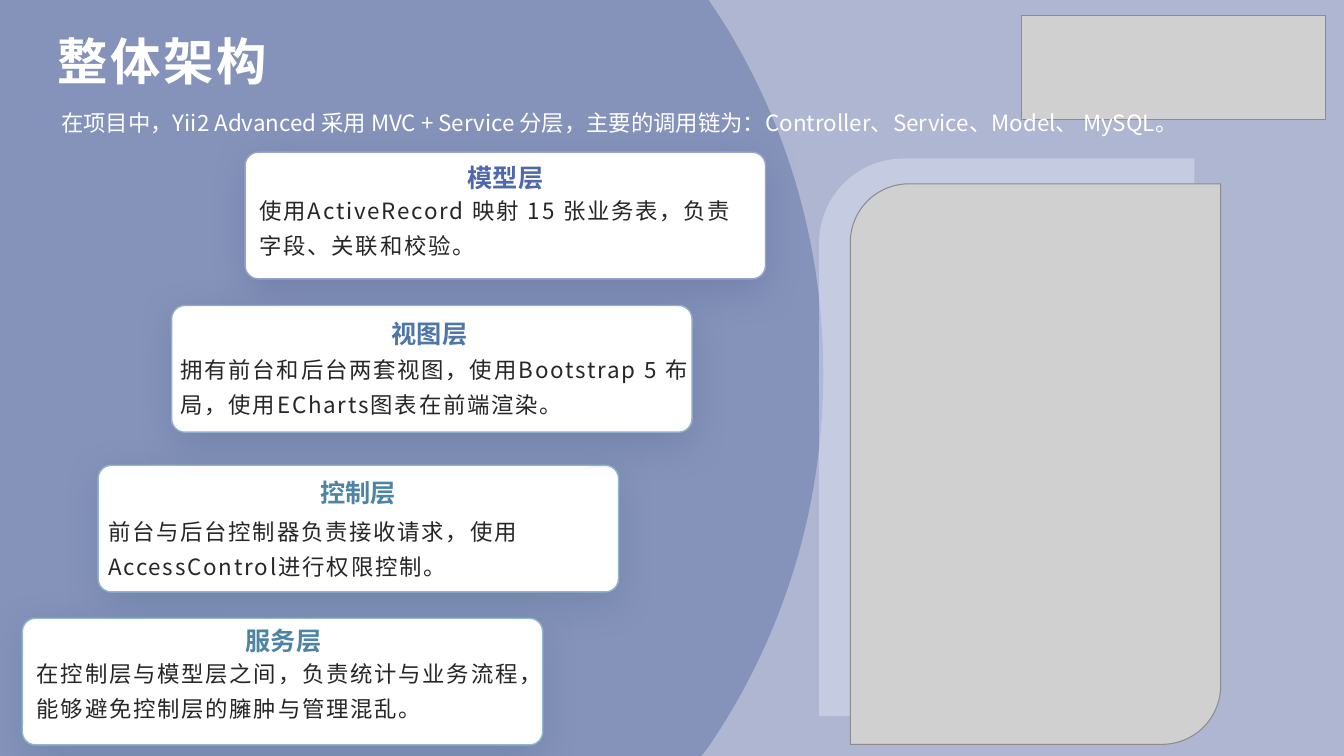
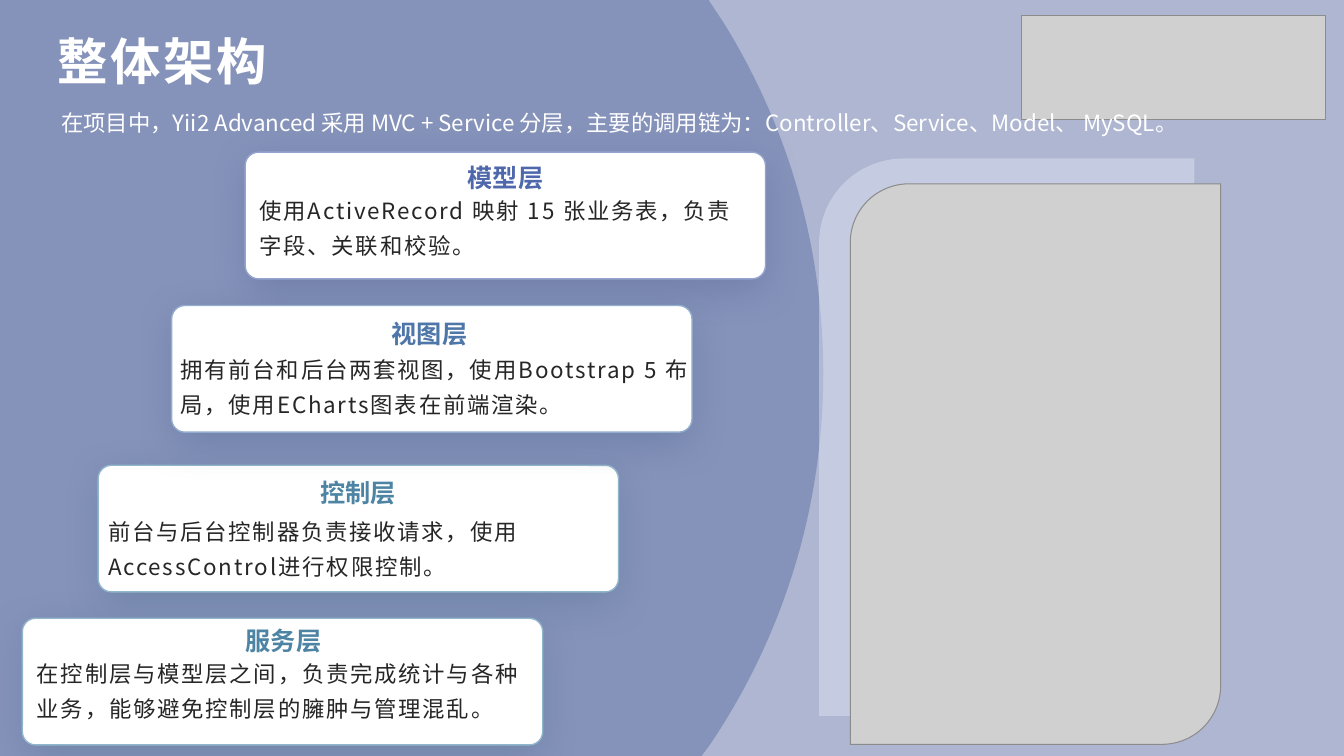
Before and after one commit to fengmian-coder/ITDB2026, a slide deck: slide 8 of data/team/62d791ac9ead14fb51f828a4452d259d.pptx. Drawn at 1344x756 pixels with LibreOffice and Linux fonts; fonts in the diff are those of the drawing; grey boxes stand for pictures. Boxes give left, top, right and bottom in pixels: in the first picture for what was removed or moved away, otherwise in the second. Text is boxed around its words. In the diff, an @@ line names an element or a change of style, - is before the commit and + after.

```diff
--- a/data/team/62d791ac9ead14fb51f828a4452d259d.pptx
+++ b/data/team/62d791ac9ead14fb51f828a4452d259d.pptx
@@ text at (37, 663, 518, 719): text changed @@
-在控制层与模型层之间，负责统计与业务流程，能够避免控制层的臃肿与管理混乱。
+在控制层与模型层之间，负责完成统计与各种业务，能够避免控制层的臃肿与管理混乱。
```
Also in this commit, not shown: 7 other slides changed, 2 other files.
